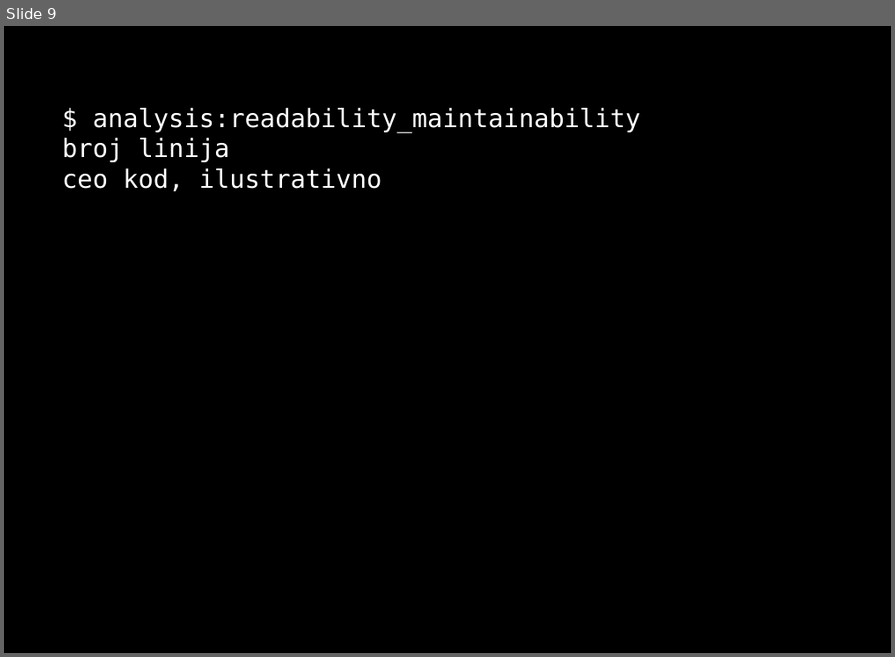
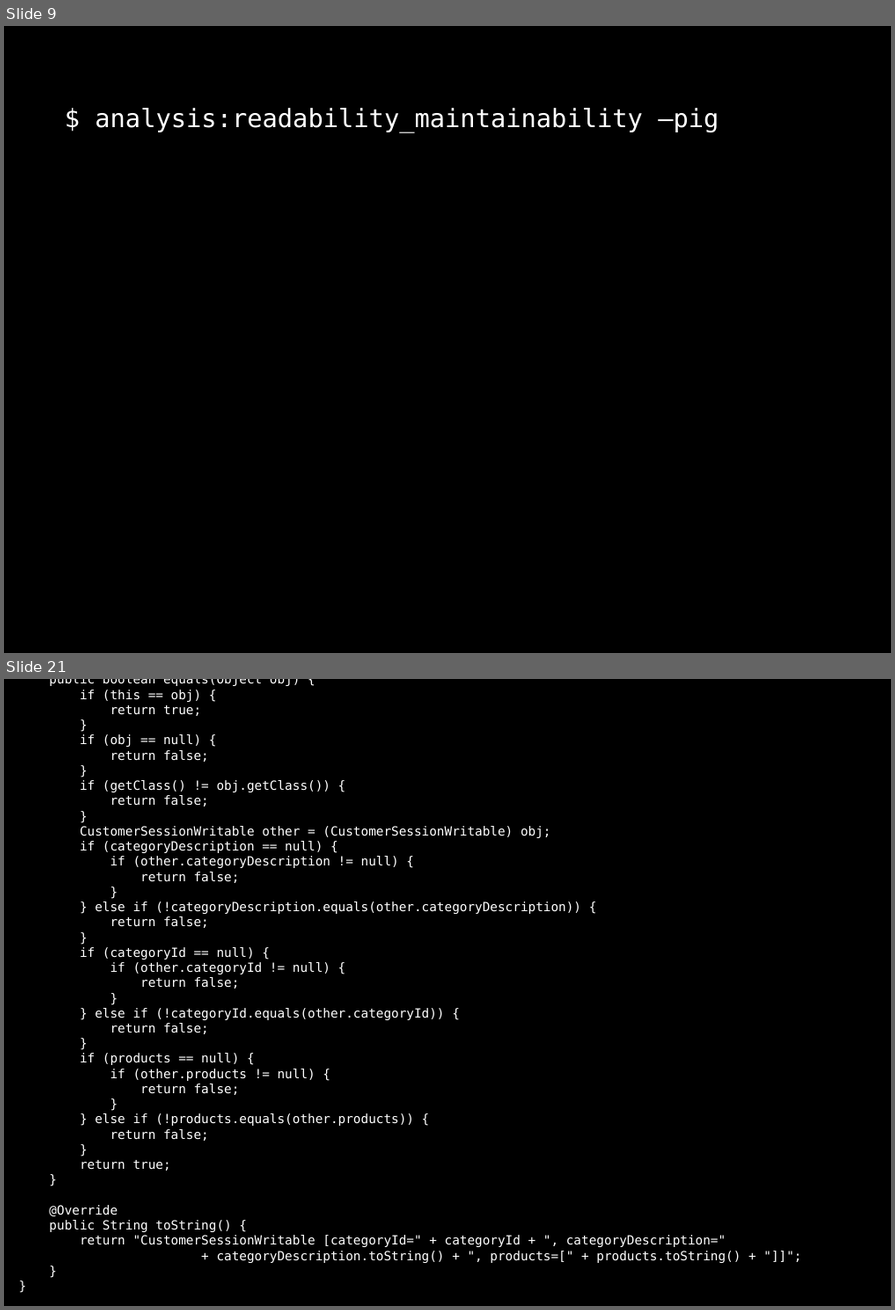
Before and after one commit to dzamurovic/coding-serbia-2014, a slide deck: coding-serbia.pptx. Shown one above the other, each under a label of ours: slide 9 before the commit, slides 9 and 21 after it; the slides between them are not shown. The pictures are 895x657 and 895x1310 pixels, drawn with LibreOffice and Linux fonts; fonts in the diff are those of the drawing. Boxes give left, top, right and bottom in pixels: in the first picture for what was removed or moved away, otherwise in the second. Text is boxed around its words. In the diff, an @@ line names an element or a change of style, - is before the commit and + after.

```diff
--- a/coding-serbia.pptx
+++ b/coding-serbia.pptx
@@ slide 21 added at [4,679,891,1306], background #000000 @@
@@ rectangle added at [4,679,891,1306], fill #000000, outline #000000 2 pt, 12 pt, text #FFFFFF @@
+@Override
+public boolean equals(Object obj) {
+if (this == obj) {
+return true;
+}
+if (obj == null) {
+return false;
+}
+if (getClass() != obj.getClass()) {
+return false;
+}
+CustomerSessionWritable other = (CustomerSessionWritable) obj;
+if (categoryDescription == null) {
+if (other.categoryDescription != null) {
+return false;
+}
+} else if (!categoryDescription.equals(other.categoryDescription)) {
+return false;
+}
+if (categoryId == null) {
+if (other.categoryId != null) {
+return false;
+}
+} else if (!categoryId.equals(other.categoryId)) {
+return false;
+}
+if (products == null) {
+if (other.products != null) {
+return false;
+}
+} else if (!products.equals(other.products)) {
+return false;
+}
+return true;
+}
+@Override
+public String toString() {
+return "CustomerSessionWritable [categoryId=" + categoryId + ", categoryDescription="
++ categoryDescription.toString() + ", products=[" + products.toString() + "]]";
+}
+}
@@ slide 9 changed as well @@
@@ rectangle "$ analysis:readability_maintainability –pig": place and size @@
-rectangle "$ analysis:readability_maintainability –pig" at [47,95,854,202]
+rectangle "$ analysis:readability_maintainability –pig" at [4,95,891,172]
@@ text in rectangle at [95,108,719,132]: text changed @@
-$ analysis:readability_maintainability
-broj linija
-ceo kod, ilustrativno
+$ analysis:readability_maintainability –pig
```
Also in this commit, not shown: 3 other slides changed, 28 other slides added, 1 other file.
